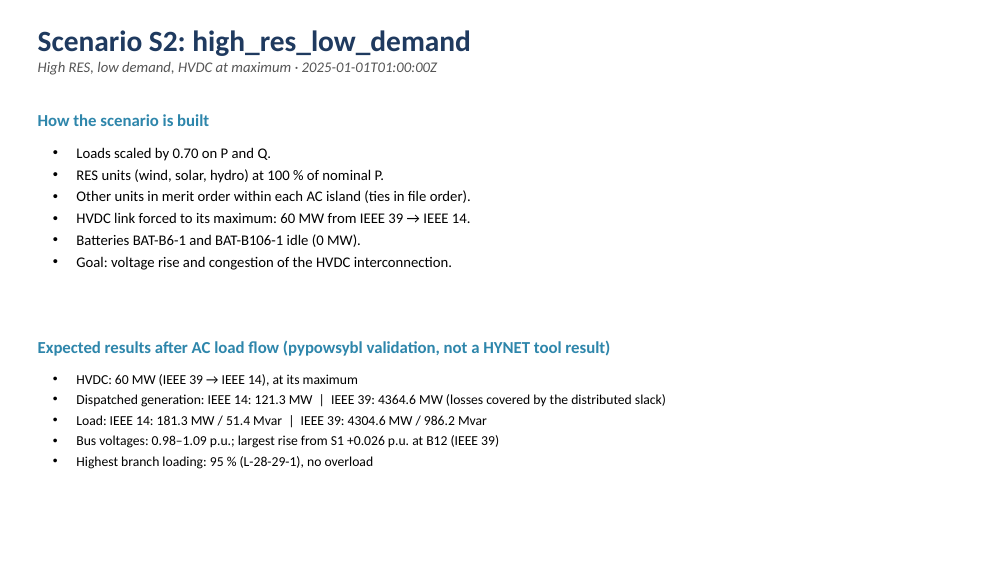
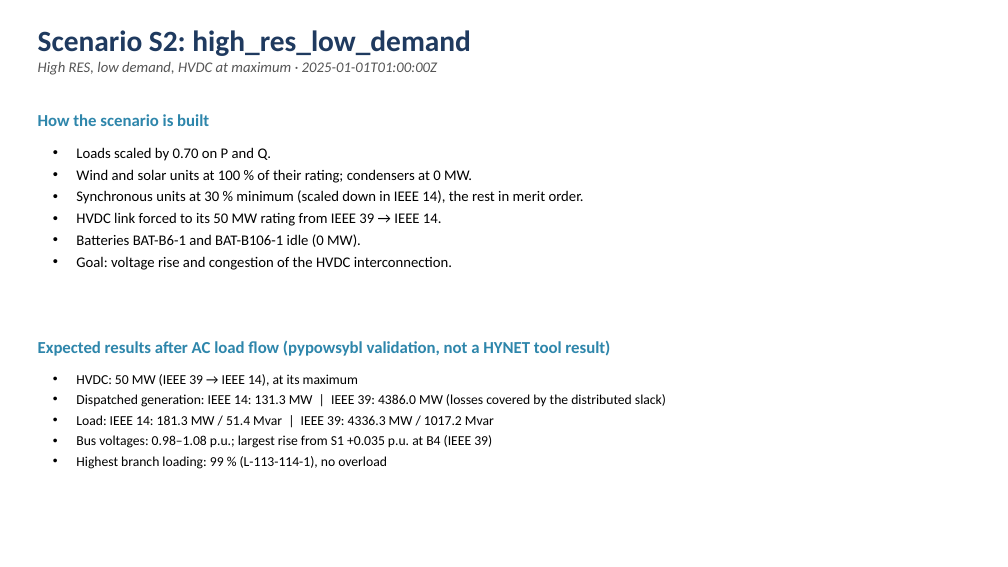
Before and after one commit to SuperGrid-Institute/hynet-t32-reference-test-case, a slide deck: slide 6 of docs/scenarios_presentation.pptx. Drawn at 1008x567 pixels with LibreOffice and Linux fonts; fonts in the diff are those of the drawing. Boxes give left, top, right and bottom in pixels: in the first picture for what was removed or moved away, otherwise in the second. Text is boxed around its words. In the diff, an @@ line names an element or a change of style, - is before the commit and + after.

```diff
--- a/docs/scenarios_presentation.pptx
+++ b/docs/scenarios_presentation.pptx
@@ text at <box>76,169,584,226</box>: text changed @@
-• RES units (wind, solar, hydro) at 100 % of nominal P.
-• Other units in merit order within each AC island (ties in file order).
-• HVDC link forced to its maximum: 60 MW from IEEE 39 → IEEE 14.
+• Wind and solar units at 100 % of their rating; condensers at 0 MW.
+• Synchronous units at 30 % minimum (scaled down in IEEE 14), the rest in merit order.
+• HVDC link forced to its 50 MW rating from IEEE 39 → IEEE 14.
@@ text at <box>76,374,666,469</box>: text changed @@
-• HVDC: 60 MW (IEEE 39 → IEEE 14), at its maximum
-• Dispatched generation: IEEE 14: 121.3 MW | IEEE 39: 4364.6 MW (losses covered by the distributed slack)
-• Load: IEEE 14: 181.3 MW / 51.4 Mvar | IEEE 39: 4304.6 MW / 986.2 Mvar
-• Bus voltages: 0.98–1.09 p.u.; largest rise from S1 +0.026 p.u. at B12 (IEEE 39)
-• Highest branch loading: 95 % (L-28-29-1), no overload
+• HVDC: 50 MW (IEEE 39 → IEEE 14), at its maximum
+• Dispatched generation: IEEE 14: 131.3 MW | IEEE 39: 4386.0 MW (losses covered by the distributed slack)
+• Load: IEEE 14: 181.3 MW / 51.4 Mvar | IEEE 39: 4336.3 MW / 1017.2 Mvar
+• Bus voltages: 0.98–1.08 p.u.; largest rise from S1 +0.035 p.u. at B4 (IEEE 39)
+• Highest branch loading: 99 % (L-113-114-1), no overload
```
Also in this commit, not shown: 3 other slides changed, 46 other files.
